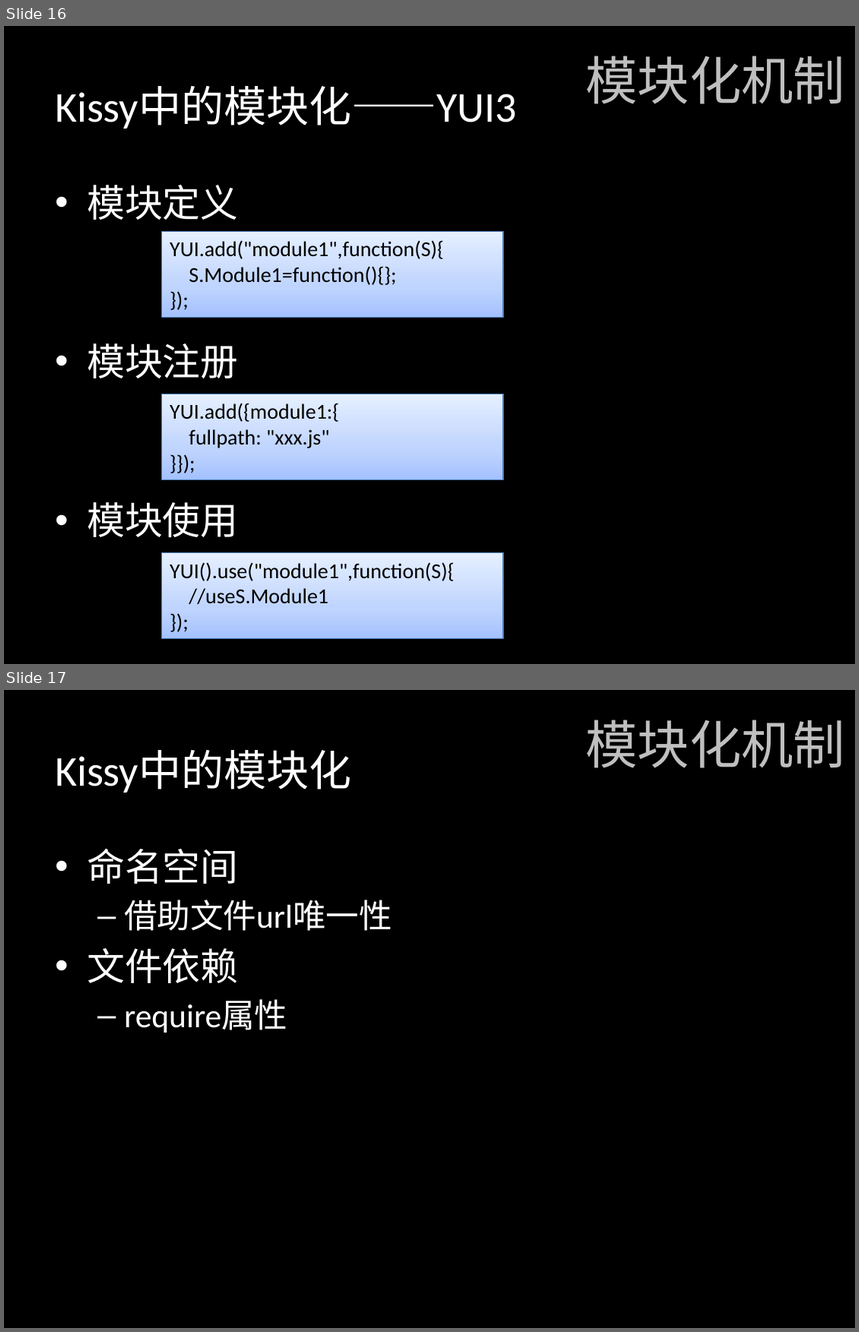
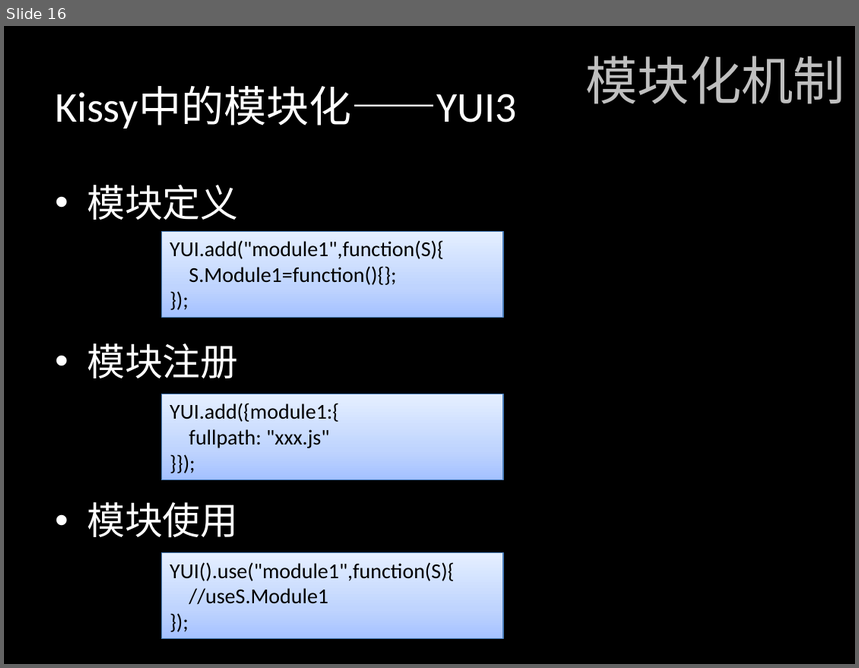
Before and after one commit to dickeylth/FEStudy, a slide deck: class/Kissy Component Coding/基于Kissy的模块化编程.pptx. Shown one above the other, each under a label of ours: slides 16 and 17 before the commit, slide 16 after it. The pictures are 859x1332 and 859x668 pixels, drawn with LibreOffice and Linux fonts; fonts in the diff are those of the drawing. Boxes give left, top, right and bottom in pixels: in the first picture for what was removed or moved away, otherwise in the second. Text is boxed around its words. In the diff, an @@ line names an element or a change of style, - is before the commit and + after.

```diff
--- a/class/Kissy Component Coding/基于Kissy的模块化编程.pptx
+++ b/class/Kissy Component Coding/基于Kissy的模块化编程.pptx
@@ slide 17 removed at (4,690,855,1328), background #000000 @@
@@ text removed at (585,720,845,768) @@
-模块化机制
@@ title removed at (55,750,351,793) @@
-Kissy中的模块化
@@ text removed at (87,848,392,1033) @@
-• 命名空间
-  – 借助文件url唯一性
-• 文件依赖
-  – require属性
```
Also in this commit, not shown: 1 slide changed.
